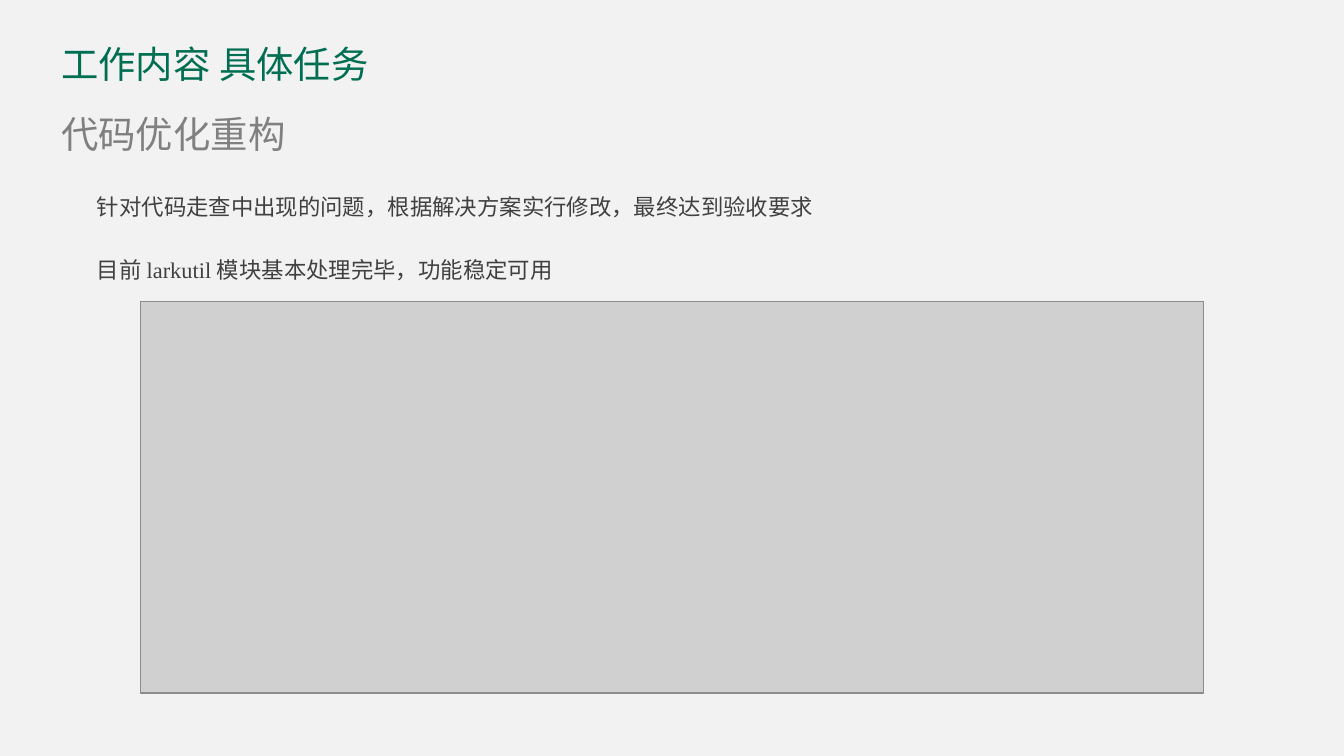
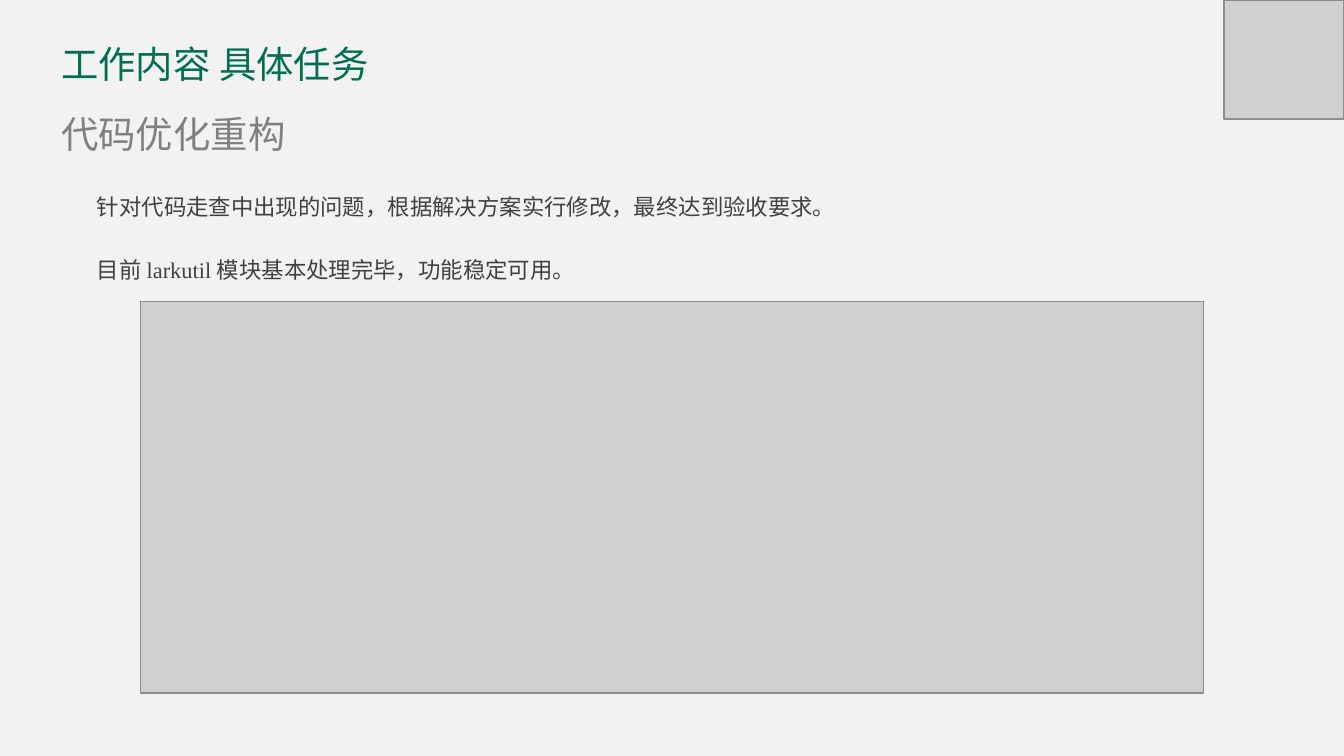
Before and after one commit to DavidingPlus/study-notes, a slide deck: slide 11 of 实习/合迅科技/实习答辩/刘治学-答辩 PPT.pptx. Drawn at 1344x756 pixels with LibreOffice and Linux fonts; fonts in the diff are those of the drawing; grey boxes stand for pictures. Boxes give left, top, right and bottom in pixels: in the first picture for what was removed or moved away, otherwise in the second. Text is boxed around its words. In the diff, an @@ line names an element or a change of style, - is before the commit and + after.

```diff
--- a/实习/合迅科技/实习答辩/刘治学-答辩 PPT.pptx
+++ b/实习/合迅科技/实习答辩/刘治学-答辩 PPT.pptx
@@ picture added at (x1=1224, y1=0, x2=1344, y2=120) @@
@@ text at (x1=97, y1=196, x2=835, y2=280): text changed @@
-针对代码走查中出现的问题，根据解决方案实行修改，最终达到验收要求
-目前 larkutil 模块基本处理完毕，功能稳定可用
+针对代码走查中出现的问题，根据解决方案实行修改，最终达到验收要求。
+目前 larkutil 模块基本处理完毕，功能稳定可用。
```
Also in this commit, not shown: 21 other slides changed, 4 slides added, 1 slide removed, 1 other file.
